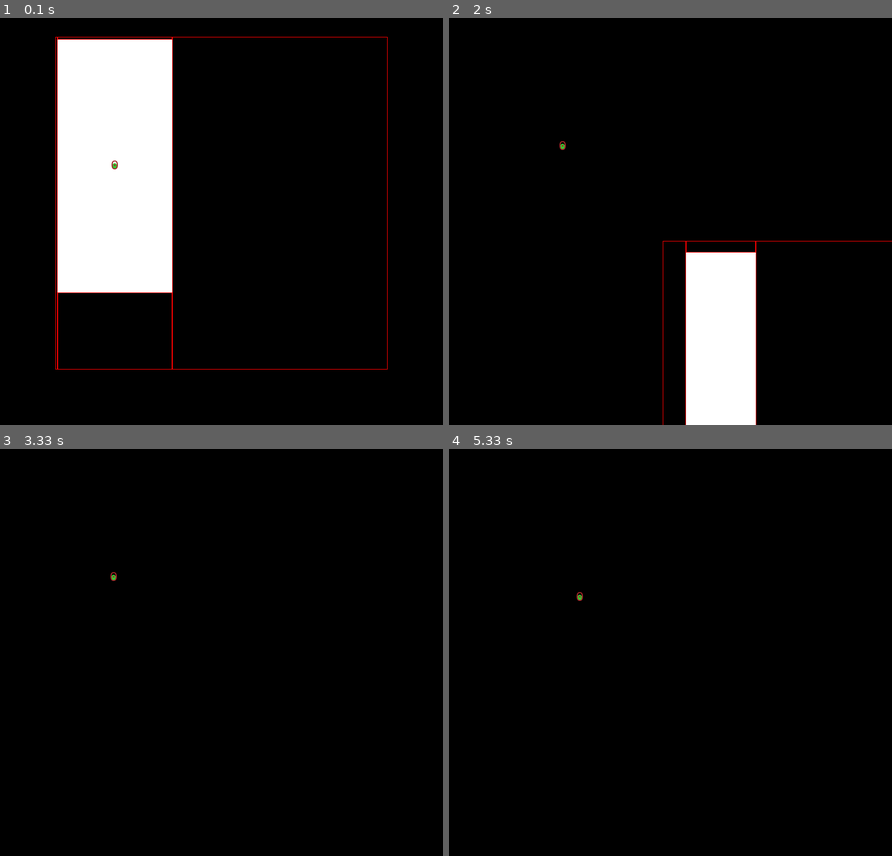
Above: before the commit, frames 1-4 (two rows, left to right).
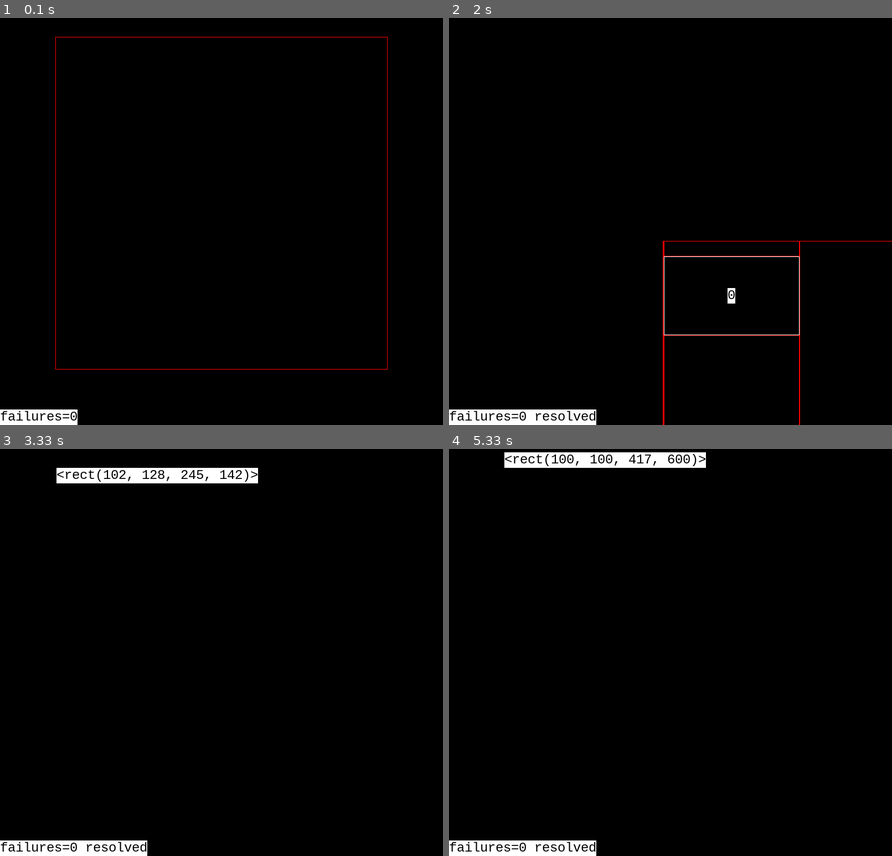
Above: after the commit, the same moments.

Repository: hitbox/scratch
Game: pygame game, started from pygame/empty_space.py
The game is run twice, just before and just after one commit, with the same random seed, the same clock (stepped at 60 frames per second) and the same inputs.
Inputs (mouse positions are in pixels of both pictures, inside the frame that each line leads up to):
- Up to frame 1 (0.1 s): no input
- Up to frame 2 (2 s): hold Right 0.33-0.8 s; press the mouse at (564, 38) at 0.92 s; move the mouse to (643, 140) at 1.02 s; release the mouse at (723, 241) at 1.15 s; tap Enter at 1.32 s; hold Right from 1.88 s (still down)
- Up to frame 3 (3.33 s): release Right at 2.35 s; press the mouse at (124, 680) at 2.42 s; move the mouse to (248, 717) at 2.52 s; release the mouse at (376, 750) at 2.65 s; press the mouse at (124, 522) at 3.18 s; move the mouse to (221, 538) at 3.28 s
- Up to frame 4 (5.33 s): release the mouse at (763, 554) at 3.42 s; tap Down at 3.82 s; hold Right 4.45-5.15 s; press the mouse at (617, 636) at 5.22 s; move the mouse to (728, 652) at 5.32 s

The runs differ from the first frame. In frame 1, 17% of the frame differs, in the area x 0-39%, y 4-100%; in frame 2, 8.2%; in frame 3, 2.8%; in frame 4, 2.8%.

Commit message:
pygame/empty_space.py
- cleanup
- slightly better empty space rects
- slightly better random rect generation

Diff:
--- a/pygame/empty_space.py
+++ b/pygame/empty_space.py
@@ -1,18 +1,32 @@
 import pygamelib
 
 from pygamelib import pygame
+
+UPDATE_RECT_GENERATOR = pygame.event.custom_type()
 
 class Demo(pygamelib.DemoBase):
 
     def __init__(self, font, inside, rects_generator):
         self.font = font
         self.inside = inside
+        self.auto_step = False
+        self.rect_renderer = pygamelib.RectRenderer()
         self.rects_generator = rects_generator
-        self.rect_renderer = pygamelib.RectRenderer()
-        self.update_rects()
+        self.reset_rects_generator()
 
-    def update_rects(self):
-        self.rects, self.empties = self.rects_generator(self.inside)
+    def reset_rects_generator(self):
+        self.rects_generator.reset(self.inside)
+        if self.auto_step:
+            pygame.time.set_timer(UPDATE_RECT_GENERATOR, 500)
+
+    def do_userevent(self, event):
+        if event.type == UPDATE_RECT_GENERATOR:
+            if self.rects_generator.is_resolved():
+                # disable timer for rect generator
+                pygame.time.set_timer(UPDATE_RECT_GENERATOR, 0)
+            else:
+                self.rects_generator.update()
+                pygamelib.post_videoexpose()
 
     def do_quit(self, event):
         self.engine.stop()
@@ -20,8 +34,12 @@
     def do_keydown(self, event):
         if event.key in (pygame.K_ESCAPE, pygame.K_q):
             self.engine.stop()
+        elif event.key == pygame.K_RIGHT:
+            if not self.rects_generator.is_resolved():
+                self.rects_generator.update()
+                pygamelib.post_videoexpose()
         else:
-            self.update_rects()
+            self.rects_generator.reset(self.inside)
             pygamelib.post_videoexpose()
 
     def do_mousemotion(self, event):
@@ -29,7 +47,8 @@
             self.rect_renderer.offset += event.rel
             pygamelib.post_videoexpose()
         elif not any(event.buttons):
-            for rect in self.rects + self.empties:
+            rects = self.rects_generator.rects + self.rects_generator.empties
+            for rect in rects:
                 if rect.collidepoint(event.pos):
                     self.rect_renderer.highlight = rect
                     break
@@ -42,19 +61,36 @@
 
     def draw(self):
         self.screen.fill('black')
-        self.rect_renderer(self.screen, 'white', 0, self.rects)
-        self.rect_renderer(self.screen, 'red', 1, self.empties)
-        for index, rect in enumerate(self.rects):
-            pygame.draw.circle(self.screen, 'limegreen', rect.center, 5, 0)
-            label = self.font.render(str(index), True, 'brown')
+        self.rect_renderer(self.screen, 'white', 1, self.rects_generator.rects)
+        self.rect_renderer(self.screen, 'red', 1, self.rects_generator.empties)
+        inside = self.inside.move(self.rect_renderer.offset)
+
+        text = f'failures={self.rects_generator.failures}'
+        if self.rects_generator.is_resolved():
+            text += ' resolved'
+
+        failures = self.font.render(text, True, 'black', 'white')
+        self.screen.blit(failures, failures.get_rect(bottomleft=self.window.bottomleft))
+
+        for index, rect in enumerate(self.rects_generator.rects):
+            rect = rect.move(self.rect_renderer.offset)
+            label = self.font.render(str(index), True, 'black', 'white')
             rect = label.get_rect(center=rect.center)
-            rect.clamp_ip(self.inside)
+            rect.clamp_ip(inside)
             self.screen.blit(label, rect)
+
+        for rect in self.rects_generator.rects + self.rects_generator.empties:
+            if rect is self.rect_renderer.highlight:
+                label = self.font.render(str(rect), True, 'black', 'white')
+                self.screen.blit(label, label.get_rect(bottomleft=rect.topleft))
+
         pygame.display.flip()
 
 
 def run(display_size, nrects):
+    pygame.display.init()
     pygame.font.init()
+
     window = pygame.Rect((0,)*2, display_size)
     space = window.inflate((-min(window.size)*.25,)*2)
     engine = pygamelib.Engine()
--- a/pygame/pygamelib.py
+++ b/pygame/pygamelib.py
@@ -362,7 +362,7 @@
     bottom = top + h
     return (top, right, bottom, left)
 
-class MethodName:
+class EventMethodName:
     """
     Callable to create a method name from a pygame event.
     """
@@ -376,7 +376,7 @@
         return method_name
 
 
-default_methodname = MethodName(prefix='do_')
+default_methodname = EventMethodName(prefix='do_')
 
 def dispatch(obj, event):
     method_name = default_methodname(event)
@@ -653,6 +653,7 @@
         color = pygame.Color(color)
         return self.get_attr(color)[:3]
 
+
 def colortext(color_key):
     if color_key.space in ('cmy', 'hsl', 'hsv'):
         def _colortext(color):
@@ -877,12 +878,17 @@
     b1 = t1 + h1
     r2 = l2 + w2
     b2 = t2 + h2
-    if (w1 == w2 and l1 == l2 and (t1 == b2 or t2 == b1)):
+    if w1 == w2 and l1 == l2 and (t1 == b2 or t2 == b1):
         # same width, same left and sharing top/bottom
         return (l1, min(t1, t2), w1, h1 + h2)
-    elif (h1 == h2 and t1 == t2 and (l1 == r2 or l2 == r1)):
+    elif h1 == h2 and t1 == t2 and (l1 == r2 or l2 == r1):
         # same height, same top and sharing left/right
         return (min(l1, l2), t1, w1 + w2, h1)
+
+def has_mergeable(rects):
+    for rect1, rect2 in it.combinations(rects, 2):
+        if merge_rects(rect1, rect2):
+            return True
 
 def merge_all_rects(rects):
     merged = list(rects)
@@ -1321,7 +1327,10 @@
     if len(empties) < 2:
         return random_rect(empties[0])
 
-    empty1, empty2 = random.sample(empties, 2)
+    # using choice so that the same empty may be selected
+    #empty1, empty2 = random.sample(empties, 2)
+    empty1 = random.choice(empties)
+    empty2 = random.choice(empties)
     x1, y1 = random_point(empty1)
     x2, y2 = random_point(empty2)
     if x2 < x1:
@@ -1341,109 +1350,86 @@
         self.minwidth = minwidth
         self.minheight = minheight
         self.failures = 0
-
-    def __call__(self, inside, maxfail=1000):
-        rects = []
-        empties = [inside]
+        self.maxfail = None
+        self.rects = None
+        self.empties = None
+
+    def reset(self, inside, maxfail=1000):
+        self.inside = inside
+        self.maxfail = maxfail
+        self.rects = []
+        self.empties = [inside]
         self.failures = 0
-        while len(rects) < self.n and maxfail - self.failures > 0:
-            rect = pygame.Rect(random_rect_from_empties(empties))
-            if (
-                rect.width > self.minwidth
-                and
-                rect.height > self.minheight
-                and
-                not any(other.colliderect(rect) for other in rects)
-            ):
-                rects.append(rect)
-                empties = find_empty_space(rects, inside)
-                empties = merge_all_rects(empties)
-            else:
-                self.failures += 1
-        empties = list(map(pygame.Rect, empties))
-        return (rects, empties)
-
-
-def subtract_rect(space, rect):
-    remaining_space = []
-    # Check for overlap in the x-axis
-    if rect.x < space.x + space.width and rect.x + rect.width > space.x:
-        # Subtract space to the left of the rectangle
-        if rect.x > space.x:
-            remaining_space.append(
-                Rect(space.x, space.y, rect.x - space.x, space.height)
+
+    def is_resolved(self):
+        return (
+            (
+                # reached goal or...
+                len(self.rects) == self.n
+                or
+                # ...failed to limit
+                self.maxfail - self.failures == 0
             )
-        # Subtract space to the right of the rectangle
-        if rect.x + rect.width < space.x + space.width:
-            remaining_space.append(
-                Rect(
-                    rect.x + rect.width,
-                    space.y,
-                    space.x + space.width - (rect.x + rect.width),
-                    space.height,
-                )
-            )
-    else:
-        remaining_space.append(space)
-    updated_space = []
-    # Check for overlap in the y-axis
-    for space in remaining_space:
-        if rect.y < space.y + space.height and rect.y + rect.height > space.y:
-            # Subtract space above the rectangle
-            if rect.y > space.y:
-                updated_space.append(
-                    Rect(space.x, space.y, space.width, rect.y - space.y)
-                )
-            # Subtract space below the rectangle
-            if rect.y + rect.height < space.y + space.height:
-                updated_space.append(
-                    Rect(
-                        space.x,
-                        rect.y + rect.height,
-                        space.width,
-                        space.y + space.height - (rect.y + rect.height)
-                    )
-                )
+            and
+            # no mergeables
+            not has_mergeable(self.empties)
+        )
+
+    def update(self):
+        if has_mergeable(self.empties):
+            self.merge_one()
         else:
-            updated_space.append(space)
-    return updated_space
-
-def subtract_rect(a, b):
-    ax, ay, aw, ah = a
-    bx, by, bw, bh = b
-    remaining = []
-    # Check for overlap in the x-axis
-    if bx < ax + aw and bx + bw > ax:
-        # Subtract space to the left of the rectangle
-        if bx > ax:
-            remaining.append((ax, ay, bx - ax, ah))
-        # Subtract space to the right of the rectangle
-        if bx + bw < ax + aw:
-            remaining.append((bx + bw, ay, ax + aw - (bx + bw), ah))
-    else:
-        # No overlap in the x-axis, retain the original space
-        remaining.append(a)
-    updated_space = []
-    # Check for overlap in the y-axis
-    for space in remaining:
-        ax, ay, aw, ah = space
-        if by < ay + ah and by + bh > ay:
-            # Subtract space above the rectangle
-            if by > ay:
-                updated_space.append((ax, ay, aw, by - ay))
-            # Subtract space below the rectangle
-            if by + bh < ay + ah:
-                updated_space.append((ax, by + bh, aw, ay + ah - (by + bh)))
+            self.one_random()
+
+    def merge_one(self):
+        # merge one and return
+        for rect1, rect2 in it.combinations(self.empties, 2):
+            merged = merge_rects(rect1, rect2)
+            if merged:
+                if rect1 in self.empties:
+                    self.empties.remove(rect1)
+                if rect2 in self.empties:
+                    self.empties.remove(rect2)
+                self.empties.append(pygame.Rect(merged))
+                return
+
+    def one_random(self):
+        r1 = random.choice(self.empties)
+        if r1.width >= self.minwidth and r1.height >= self.minheight:
+            randrect = random_rect(r1)
         else:
-            # No overlap in the y-axis, retain the remaining space
-            updated_space.append(space)
-    return updated_space
+            rest = set(map(tuple, self.empties))
+            rest.remove(tuple(r1))
+            r2 = random.choice(list(rest))
+            x1, y1 = random_point(r1)
+            x2, y2 = random_point(r2)
+            if x1 > x2:
+                x1, x2 = x2, x1
+            if y1 > y2:
+                y1, y2 = y2, y1
+            randrect = (x1, y1, x2 - x1, y2 - y1)
+
+        x, y, w, h = randrect
+        #x, y, w, h = random_rect_from_empties(self.empties)
+        if (
+            w < self.minwidth or h < self.minheight or
+            any(map(pygame.Rect(x, y, w, h).colliderect, self.rects))
+        ):
+            self.failures += 1
+        else:
+            newrect = pygame.Rect(x, y, w, h)
+            self.rects.append(newrect)
+            empties = subtract_rect_from_empties(self.empties, newrect)
+            self.empties = list(map(pygame.Rect, empties))
+
 
 def subtract_rect(empty, rect_to_subtract):
+    """
+    Subdivide `empty` by `rect_to_subtract`.
+    """
     empty = pygame.Rect(empty)
-    rect_to_subtract = pygame.Rect(rect_to_subtract)
     clip = empty.clip(rect_to_subtract)
-    if not all(clip.size):
+    if not clip:
         # no intersection
         yield empty
     else:
@@ -1465,11 +1451,18 @@
             yield (maxleft, clip.bottom, minright - maxleft, empty.bottom - clip.bottom)
 
 def subtract_rect_from_empties(empties, rect_to_subtract):
+    """
+    Subdivide all the rects in empties by rect_to_subtract.
+    """
     for empty in empties:
-        for space in subtract_rect(empty, rect_to_subtract):
-            yield space
+        for rect in subtract_rect(empty, rect_to_subtract):
+            yield rect
 
 def find_empty_space(rects, inside):
+    """
+    Subdivide the `inside` rect by all rects and return a list of rects
+    representing the negative space.
+    """
     empties = [inside]
     for rect in rects:
         empties = list(subtract_rect_from_empties(empties, rect))
